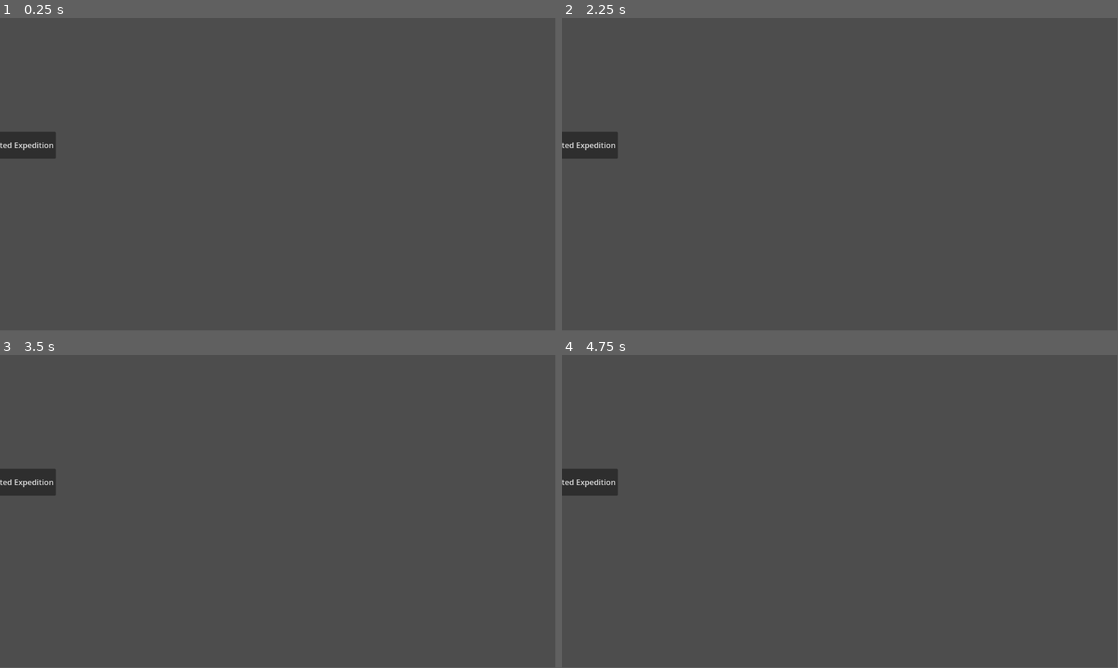
Above: before the commit, frames 1-4 (two rows, left to right).
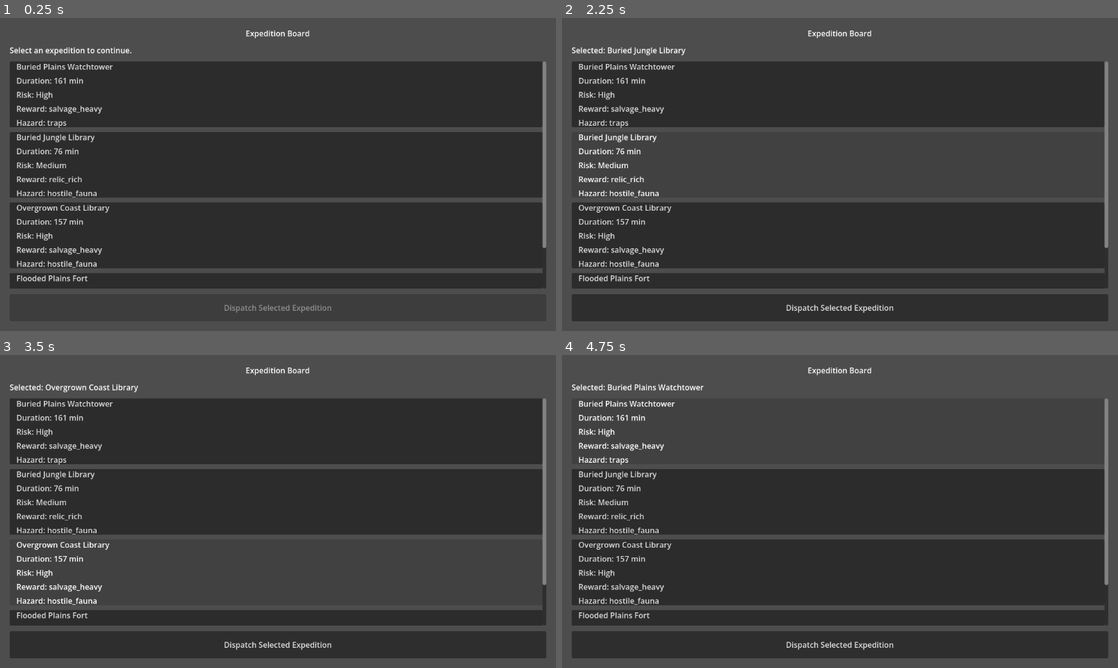
Above: after the commit, the same moments.

Repository: Navandis/expedition-guild-idle
Game: Godot game, scene res://scenes/expedition_board/ExpeditionBoard.tscn
Two runs of this game, one before a commit and one after it. Both use one fixed random seed, a clock stepped at 60 frames per second and the inputs below. Before the commit the project starts from res://scenes/main/Main.tscn.
Inputs (mouse positions are in pixels of both pictures, inside the frame that each line leads up to):
- Up to frame 1 (0.25 s): no input
- Up to frame 2 (2.25 s): click (840, 93) at 0.52 s; click (840, 305) at 1.25 s, where only the run after the commit has a clickable "Dispatch Selected Expedition"; click (840, 165) at 2.02 s
- Up to frame 3 (3.5 s): click (278, 570) at 2.77 s
- Up to frame 4 (4.75 s): click (840, 642) at 3.52 s; click (840, 430) at 4.27 s
In our replay, the window is 799x449 before the commit and 800x450 after it. These sizes can differ from the game's own. Grey fills any space a smaller window leaves; there, only what the larger window draws over its background counts as a difference.

The runs differ from the first frame. In frame 1, 65% of the frame differs, in the area x 0-99%, y 4-95%; in frame 2, 54%; in frame 3, 54%; in frame 4, 54%.
Error before the commit: Invalid assignment of property or key 'disabled' with value of type 'bool' on a base object of type 'null instance'. (res://scripts/ui/ExpeditionBoardControlle…

Commit message:
onready var relative vs semi-full path fix
Fixed @onready vars errors where the engine was unable to identify/locate the correct node due to relative (vs absolute) path.

Defined Expedition Board as main scene.

Diff:
--- a/project.godot
+++ b/project.godot
@@ -11,9 +11,14 @@
 [application]
 
 config/name="expedition-guild-idle"
-run/main_scene="uid://clyltk88jo16g"
+run/main_scene="res://scenes/expedition_board/ExpeditionBoard.tscn"
 config/features=PackedStringArray("4.6", "Mobile")
 config/icon="res://icon.svg"
+
+[display]
+
+window/stretch/mode="viewport"
+window/stretch/aspect="expand"
 
 [physics]
 
--- a/scenes/expedition_board/ExpeditionBoard.tscn
+++ b/scenes/expedition_board/ExpeditionBoard.tscn
@@ -1,9 +1,9 @@
-[gd_scene load_steps=3 format=3]
+[gd_scene format=3 uid="uid://c6nirf3040vhe"]
 
-[ext_resource type="Script" path="res://scripts/ui/ExpeditionBoardController.gd" id="1_cx6e2"]
+[ext_resource type="Script" uid="uid://c31ng4ivfwgb4" path="res://scripts/ui/ExpeditionBoardController.gd" id="1_cx6e2"]
 [ext_resource type="PackedScene" path="res://scenes/components/ExpeditionCard.tscn" id="2_u0gmk"]
 
-[node name="ExpeditionBoard" type="Control"]
+[node name="ExpeditionBoard" type="Control" unique_id=2096162743]
 layout_mode = 3
 anchors_preset = 15
 anchor_right = 1.0
@@ -13,7 +13,7 @@
 script = ExtResource("1_cx6e2")
 expedition_card_scene = ExtResource("2_u0gmk")
 
-[node name="SafeArea" type="MarginContainer" parent="."]
+[node name="SafeArea" type="MarginContainer" parent="." unique_id=1893651646]
 layout_mode = 1
 anchors_preset = 15
 anchor_right = 1.0
@@ -25,32 +25,32 @@
 theme_override_constants/margin_right = 20
 theme_override_constants/margin_bottom = 20
 
-[node name="RootColumn" type="VBoxContainer" parent="SafeArea"]
+[node name="RootColumn" type="VBoxContainer" parent="SafeArea" unique_id=1123168830]
 layout_mode = 2
 theme_override_constants/separation = 12
 
-[node name="TitleLabel" type="Label" parent="SafeArea/RootColumn"]
+[node name="TitleLabel" type="Label" parent="SafeArea/RootColumn" unique_id=1571198669]
 layout_mode = 2
 text = "Expedition Board"
 horizontal_alignment = 1
 
-[node name="SelectionLabel" type="Label" parent="SafeArea/RootColumn" unique_name_in_owner=true]
+[node name="SelectionLabel" type="Label" parent="SafeArea/RootColumn" unique_id=1866229231]
 layout_mode = 2
 text = "Select an expedition to continue."
 autowrap_mode = 3
 
-[node name="CardScroll" type="ScrollContainer" parent="SafeArea/RootColumn"]
+[node name="CardScroll" type="ScrollContainer" parent="SafeArea/RootColumn" unique_id=1276735346]
 custom_minimum_size = Vector2(0, 420)
 layout_mode = 2
 size_flags_vertical = 3
 horizontal_scroll_mode = 0
 
-[node name="ExpeditionCardsContainer" type="VBoxContainer" parent="SafeArea/RootColumn/CardScroll" unique_name_in_owner=true]
+[node name="ExpeditionCardsContainer" type="VBoxContainer" parent="SafeArea/RootColumn/CardScroll" unique_id=983485744]
 layout_mode = 2
 size_flags_horizontal = 3
 theme_override_constants/separation = 10
 
-[node name="DispatchButton" type="Button" parent="SafeArea/RootColumn" unique_name_in_owner=true]
+[node name="DispatchButton" type="Button" parent="SafeArea/RootColumn" unique_id=726765546]
 custom_minimum_size = Vector2(0, 56)
 layout_mode = 2
 text = "Dispatch Selected Expedition"
--- a/scripts/ui/ExpeditionBoardController.gd
+++ b/scripts/ui/ExpeditionBoardController.gd
@@ -8,9 +8,10 @@
 
 @export var expedition_card_scene: PackedScene
 
-@onready var _cards_container: VBoxContainer = %ExpeditionCardsContainer
-@onready var _dispatch_button: Button = %DispatchButton
-@onready var _selection_label: Label = %SelectionLabel
+@onready var _cards_container: VBoxContainer = $SafeArea/RootColumn/CardScroll/ExpeditionCardsContainer
+@onready var _dispatch_button: Button = $SafeArea/RootColumn/DispatchButton
+@onready var _selection_label: Label = $SafeArea/RootColumn/SelectionLabel
+
 
 var _generator := ExpeditionGenerator.new()
 var _selected_expedition: Dictionary = {}
--- a/scripts/ui/ExpeditionCardView.gd
+++ b/scripts/ui/ExpeditionCardView.gd
@@ -3,11 +3,11 @@
 
 signal pressed_with_data(expedition_data: Dictionary)
 
-@onready var _name_label: Label = %DisplayNameLabel
-@onready var _duration_label: Label = %DurationLabel
-@onready var _risk_label: Label = %RiskLabel
-@onready var _reward_label: Label = %RewardLabel
-@onready var _hazard_label: Label = %HazardLabel
+@onready var _name_label: Label = $CardContent/Rows/DisplayNameLabel
+@onready var _duration_label: Label = $CardContent/Rows/DurationLabel
+@onready var _risk_label: Label = $CardContent/Rows/RiskLabel
+@onready var _reward_label: Label = $CardContent/Rows/RewardLabel
+@onready var _hazard_label: Label = $CardContent/Rows/HazardLabel
 
 var expedition_data: Dictionary = {}
 
Not shown, added: scripts/systems/ExpeditionGenerator.gd.uid
Not shown, added: scripts/ui/ExpeditionBoardController.gd.uid
Not shown, added: scripts/ui/ExpeditionCardView.gd.uid
Not shown, added: scripts/utils/JsonLoader.gd.uid
